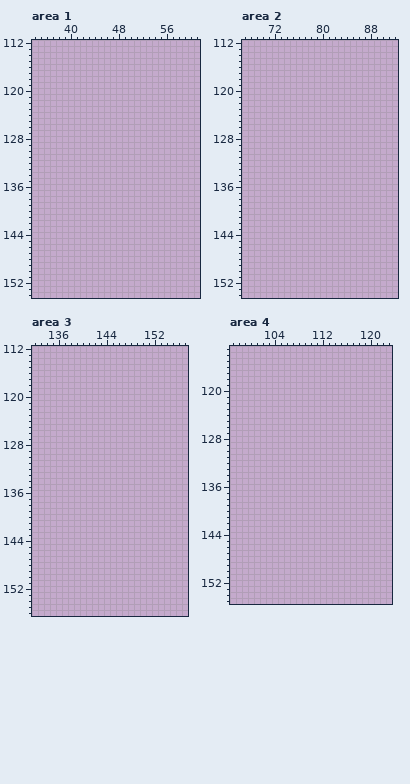
Pixel-art file, stored at img/terrain1.ase. This is how it looked before the edit.
160x160 pixels, 1 frame. Colours within 5 levels of each other are drawn and written as one. Shown: area 1: x 34..61, y 112..154; area 2: x 67..92, y 112..154; area 3: x 132..157, y 112..156; area 4: x 97..123, y 113..155. The commit also changed other parts of the picture, which this record leaves out.
After:
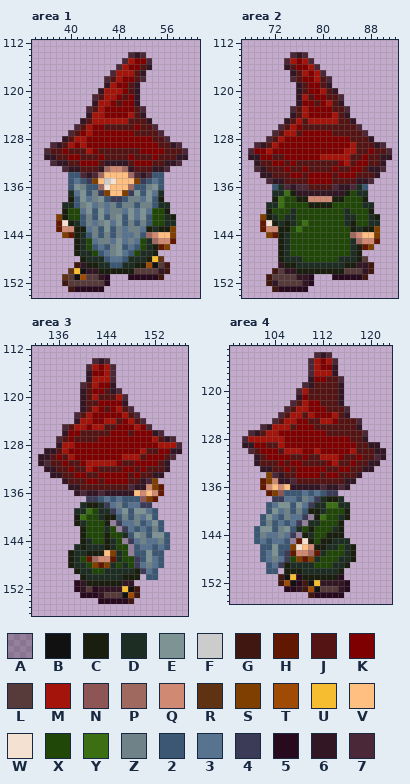
Palette (. is transparent): A #0000003f  B #111111  C #191e0f  D #1e2d23  E #7e9494  F #cccccc  G #401811  H #621800  J #551414  K #7f0000  L #573b3b  M #a5140a  N #8e5555  P #a0695f  Q #d08a74  R #5f3214  S #7f3f00  T #a04b05  U #f6bd31  V #ffbf81  W #f5e1d2  X #204608  Y #3c6e14  Z #6e8287  2 #3b5773  3 #57738f  4 #3b3b57  5 #280a1e  6 #321623  7 #4b2837
Change:
--- area 1, layer "ref"
@@ x 34..61 @@
 113 ............................
-114 ............................
-115 ............................
-116 ............................
-117 ............................
-118 ............................
-119 ............................
-120 ............................
-121 ............................
-122 ............................
-123 ............................
-124 ............................
-125 ............................
-126 ............................
-127 ............................
-128 ............................
-129 ............................
-130 ............................
-131 ............................
-132 ............................
-133 ............................
-134 ............................
-135 ............................
-136 ............................
-137 ............................
-138 ............................
-139 ............................
-140 ............................
-141 ............................
-142 ............................
-143 ............................
-144 ............................
-145 ............................
-146 ............................
-147 ............................
-148 ............................
-149 ............................
-150 ............................
-151 ............................
-152 ............................
-153 ............................
+114 ................767.........
+115 ...............7MKK7........
+116 ..............7MKKJ6........
+117 .............7MMMJ6.........
+118 ............7JMKKJ7.........
+119 ............6MKKJ6..........
+120 ...........6MMMKJ6..........
+121 ..........7JMMKJK6..........
+122 ..........6MMKJKK6..........
+123 .........7JMKKKKKJ7.........
+124 .........6MMKKKKMJ6.........
+125 ........6JMMMMMMJJJ6........
+126 .......7JMKKJJJJJKJJ7.......
+127 ......7JKMKKKKKKKJJJJ7......
+128 .....6JMMKKKKKKKKKKKJJ7.....
+129 ...76JMKMKKKKKKKKKKKKJJ67...
+130 ..7JJKJJJMKJJJJJJJKKKKJJJ7..
+131 ..66JJKKJJJKJJJJKJJJKJJJ66..
+132 ...766JJKKKJ6666JKKKJJ667...
+133 .....766JJJ6PQQP6JJJ667.....
+134 ......22767PVVVVP76722......
+135 ......2324SVFWVVVS4232......
+136 ......2EZ22PWVVVP22ZE2......
+137 ......D3E2Z4SVVS4E2E3D......
+138 ......C2E3ZE2442ZZ3E2C......
+139 .....DD2ZE3Z3Z2ZZ2ZZ2DD.....
+140 .....CXX3E2E3ZZ3E3E3XXC.....
+141 ....SCXX2Z2E2ZE2E3E2XXDC....
+142 ....HWCD2Z3ZE3E2Z2Z2XXDD....
+143 ....HQQCC3Z2E2Z3ZZ3CDCCS....
+144 .....SHCD2Z2Z2Z33Z2PQVVS....
+145 .......CDX3ZZ3E3Z3XDPQQH....
+146 .......CDX232ZE232XDCHS.....
+147 .......CDDX23ZE32XDDC.......
+148 ........CDDD2332DDDCUR......
+149 .......G6CCDD22DDCCTBLG.....
+150 ......RUB66CCCCCCLLLL6G.....
+151 .....RLBTLL65...55555G......
+152 .....GLLLLLL5...............
+153 ......G55555................
 154 ............................
--- area 2, layer "ref"
@@ x 67..92 @@
 113 ..........................
-114 ..........................
-115 ..........................
-116 ..........................
-117 ..........................
-118 ..........................
-119 ..........................
-120 ..........................
-121 ..........................
-122 ..........................
-123 ..........................
-124 ..........................
-125 ..........................
-126 ..........................
-127 ..........................
-128 ..........................
-129 ..........................
-130 ..........................
-131 ..........................
-132 ..........................
-133 ..........................
-134 ..........................
-135 ..........................
-136 ..........................
-137 ..........................
-138 ..........................
-139 ..........................
-140 ..........................
-141 ..........................
-142 ..........................
-143 ..........................
-144 ..........................
-145 ..........................
-146 ..........................
-147 ..........................
-148 ..........................
-149 ..........................
-150 ..........................
-151 ..........................
-152 ..........................
-153 ..........................
+114 ........767...............
+115 .......7MKM7..............
+116 .......6JKKM7.............
+117 ........6JMKM7............
+118 ........7JKKMJ7...........
+119 .........6JKKJ6...........
+120 .........6JKKMJ6..........
+121 .........6MJKKJJ7.........
+122 .........6KKJKMJ6.........
+123 ........7JMKKKKJJ7........
+124 ........6JMKKKKMJ6........
+125 .......6JMJMMMMMJJ6.......
+126 ......7JMKJJJJJJJJJ7......
+127 .....7JMMJKKKKKJJJJJ7.....
+128 ....7JMKKKKKKKKKKKJJJ6....
+129 ..76JMKKKKKKKKKKKKMJJJ67..
+130 .7KKMKKKKKKKKKKKKMMJJKJJ7.
+131 .66KKJJKKKKKKMMMMMJJKJJ66.
+132 ..6JJKKJKJJJJJJJKMJKKJJ6..
+133 ..76JJJKJJKJJJJKJJKKJ667..
+134 ...66JJJKKJKKKKJKKKJJJ6...
+135 ....766JJJJKKKKJJJJ667....
+136 .....2D7677JJJJ7667D2.....
+137 .....DDYC66666666CXDD.....
+138 .....CYXXCCQQQQCCXXXC.....
+139 ....DDYXXXXCCCCXXXXXDD....
+140 ....CXXXDXXXXXXXXDXXXC....
+141 ...SCDXDDXXXXXXXXDDXXDC...
+142 ...HWCDCDXYXXXXXXDCXXDD...
+143 ...HQQCCXYXXXXXXXXCDCCS...
+144 ....SHCDXXXXXXXXXXPQVVS...
+145 ......CDXXXXXXXXXXDPQQH...
+146 ......CDXXXXXXXXXXDCHS....
+147 ......CDXXXXXXXXXXDC......
+148 ......CDDDXXXXXXDDDCL.....
+149 ......6CCDDDDDDDDCC66G....
+150 .....GL66CCCCCCCCLLL6G....
+151 ....GLLLL665...55555G.....
+152 ....G6LLLL65..............
+153 .....G55555...............
 154 ..........................
--- area 3, layer "ref"
@@ x 132..157 @@
 113 ..........................
-114 ..........................
-115 ..........................
-116 ..........................
-117 ..........................
-118 ..........................
-119 ..........................
-120 ..........................
-121 ..........................
-122 ..........................
-123 ..........................
-124 ..........................
-125 ..........................
-126 ..........................
-127 ..........................
-128 ..........................
-129 ..........................
-130 ..........................
-131 ..........................
-132 ..........................
-133 ..........................
-134 ..........................
-135 ..........................
-136 ..........................
-137 ..........................
-138 ..........................
-139 ..........................
-140 ..........................
-141 ..........................
-142 ..........................
-143 ..........................
-144 ..........................
-145 ..........................
-146 ..........................
-147 ..........................
-148 ..........................
-149 ..........................
-150 ..........................
-151 ..........................
-152 ..........................
-153 ..........................
-154 ..........................
+114 ..........767.............
+115 .........7MKM7............
+116 .........6KKM7............
+117 .........6MMM7............
+118 ........7JMKK6............
+119 ........6JKKJ67...........
+120 ........6JMJJJM7..........
+121 ........6JJKKKK6..........
+122 ........6JMKJKMJ7.........
+123 .......7JMKKKKKMJ7........
+124 .......6MMKKMMJKMJ7.......
+125 .....7JMMKMMJJKKKMK7......
+126 .....6KKJJJJJKKKJKKK67....
+127 ....7JKJJJJKKKKKKKKKMJ67..
+128 ....6MMKKKKKKKKKKKKKKMMM7.
+129 ..66JMKKKKKKKKKKKKMJJKK66.
+130 .66JKJMKKKKKKKKMMMJKKKJ7..
+131 .67JJKJJKMMMMMKJJKKKKJ6...
+132 ..66JJKJJMKJJJJKKJKJJJ6...
+133 ...66JJKKJJKKKKKJKJJ66....
+134 .....6JJJKKJKKKKJJ67S.....
+135 ......66JJJJJJJJ766QSH....
+136 .......6766766666VQVQH....
+137 .........442323222NSH.....
+138 ........DCCD43Z23344......
+139 .......DDYXDD43E2EE32.....
+140 .......CYXXDCC2Z2Z3E2.....
+141 .......CDXXXCA433Z23E2....
+142 ........CXXXDXA43232Z2....
+143 ........CXXXCXXD2EZ2EE2...
+144 ........CDXXCDXA43Z33Z2...
+145 .......DCDDDCDXXA233232...
+146 ......CDDCCCVSDXA22E22....
+147 ......CDXHPQQHDXX42E32....
+148 ......CDDXSHSDXDX43Z32....
+149 .......CDDXXDDDDDC432.....
+150 ........CDDDDDDCCC.22.....
+151 .......56CCCCCC66.........
+152 .......56L56666UBG........
+153 ........5556LLLBTG........
+154 ...........55555G.........
 155 ..........................
--- area 4, layer "ref"
@@ x 97..123 @@
 113 ...........................
-114 ...........................
-115 ...........................
-116 ...........................
-117 ...........................
-118 ...........................
-119 ...........................
-120 ...........................
-121 ...........................
-122 ...........................
-123 ...........................
-124 ...........................
-125 ...........................
-126 ...........................
-127 ...........................
-128 ...........................
-129 ...........................
-130 ...........................
-131 ...........................
-132 ...........................
-133 ...........................
-134 ...........................
-135 ...........................
-136 ...........................
-137 ...........................
-138 ...........................
-139 ...........................
-140 ...........................
-141 ...........................
-142 ...........................
-143 ...........................
-144 ...........................
-145 ...........................
-146 ...........................
-147 ...........................
-148 ...........................
-149 ...........................
-150 ...........................
-151 ...........................
-152 ...........................
-153 ...........................
-154 ...........................
+114 ..............767..........
+115 .............7MKM7.........
+116 .............7MKK6.........
+117 .............7MMM6.........
+118 .............6KKJJ7........
+119 ............76JJJJ6........
+120 ...........7MJJJJJ6........
+121 ...........6KJJJJJ6........
+122 ..........7JMKKJJJ6........
+123 .........7JMMKKKJJJ7.......
+124 ........7JMMJMKKKMJ6.......
+125 .......7JMMKKJJMMKJJJ7.....
+126 .....76MMMJKKKJJJJJJJ6.....
+127 ...76JMMKKKKKKKKJJJJJJ7....
+128 ..7MMMMMMKKKKKKKKKKKJJ6....
+129 ..66KKJJMKKKKKKKKKKKKJJ66..
+130 ...7JKKKJMMMKKMKKKKKMJJJ66.
+131 ....6JKKKKJJKJJMMMKJJKJJ76.
+132 ....6JJJKJKKJJJJKMJJKJJ66..
+133 .....66JJKJKKKKKJJKKJJ66...
+134 ......S76JJKKKKJKKJJJ6.....
+135 .....HSQ667JJJJJJJJ66......
+136 .....HQVQV6666676676.......
+137 ......HSN222323244.........
+138 .......44332Z34DCCD........
+139 ......23EE2E34DDYYDD.......
+140 ......2E3Z2Z2CCDXXXC.......
+141 .....2E32Z334ACYXXDC.......
+142 .....2Z23234ADDXXXC........
+143 ....2EE2ZE2DXCXXXDC........
+144 ....2Z33Z34ACDXXCCC........
+145 ....232332AHWCXCCDDD.......
+146 .....22E22SWVQCCDDXDC......
+147 .....23E24HQQPHDXXXDC......
+148 .....23Z34XSHSDXXXDDC......
+149 ......234CDDDDXXXDDC.......
+150 ......22.CCCDDDDDDC........
+151 ........GBU5CCCCCC5........
+152 ........GTB5GBU66665.......
+153 .........556GTBLLL65.......
+154 .............G55555........
 155 ...........................
Pixel boxes of the changes (left, top, right, bottom) in both pictures:
added: (44, 52, 188, 292)
added: (248, 52, 392, 292)
added: (38, 358, 182, 604)
added: (242, 352, 386, 598)
